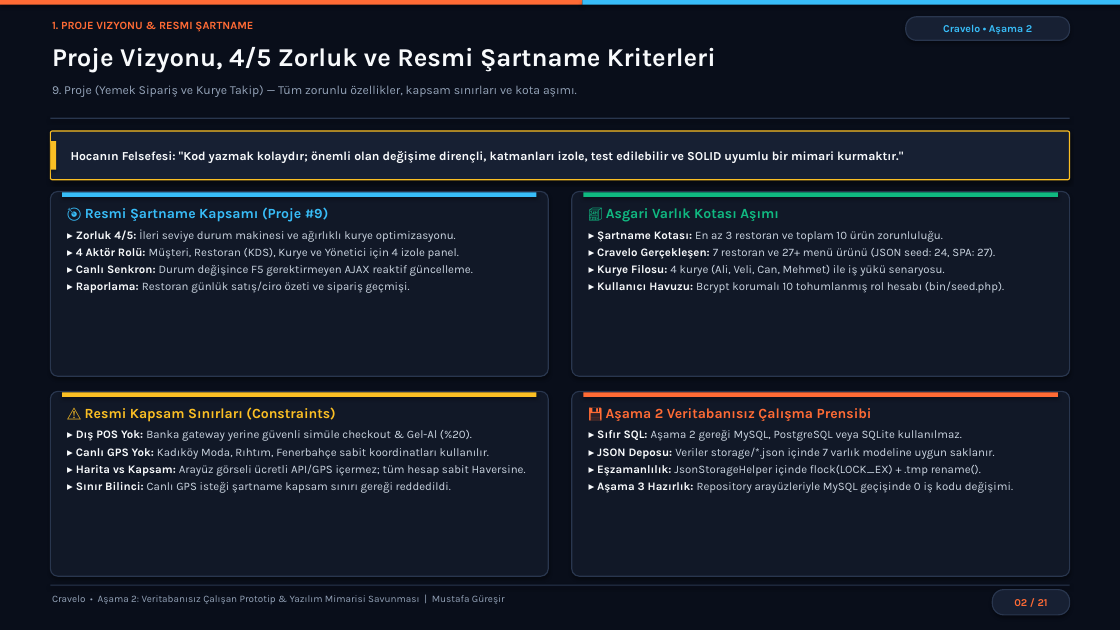
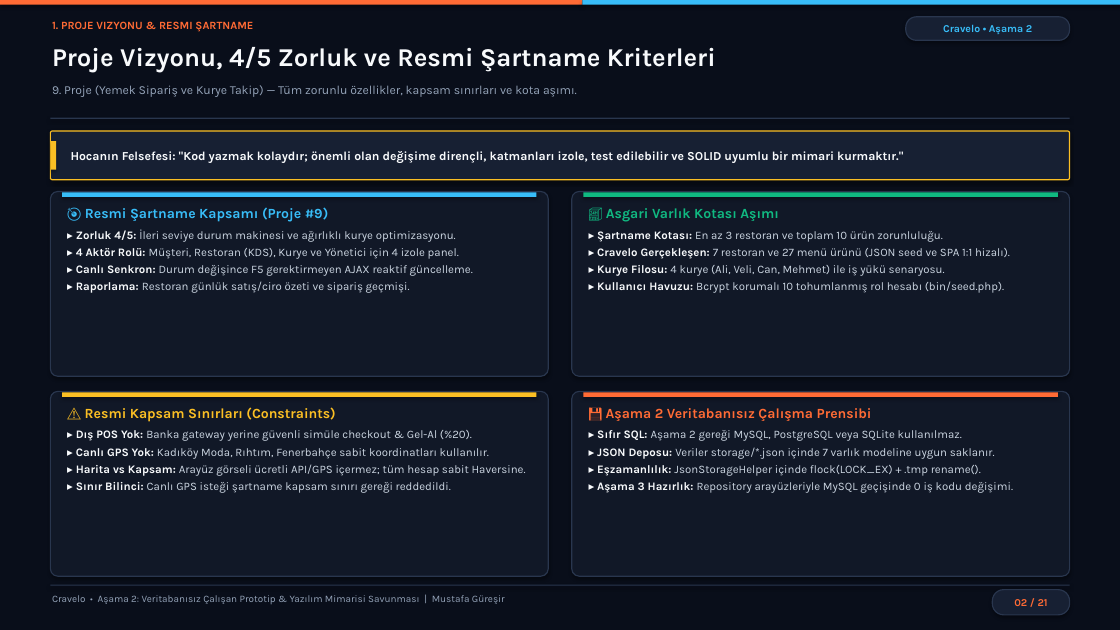
Before and after one commit to mustafaguresir/Cravelo, a slide deck: slide 2 of Cravelo_Asama2_Sunum.pptx. Drawn at 1120x630 pixels with LibreOffice and Linux fonts; fonts in the diff are those of the drawing. Boxes give left, top, right and bottom in pixels: in the first picture for what was removed or moved away, otherwise in the second. Text is boxed around its words. In the diff, an @@ line names an element or a change of style, - is before the commit and + after.

```diff
--- a/Cravelo_Asama2_Sunum.pptx
+++ b/Cravelo_Asama2_Sunum.pptx
@@ text at bbox=[597, 248, 1010, 259]: text changed @@
-▸ Cravelo Gerçekleşen: 7 restoran ve 27+ menü ürünü (JSON seed: 24, SPA: 27).
+▸ Cravelo Gerçekleşen: 7 restoran ve 27 menü ürünü (JSON seed ve SPA 1:1 hizalı).
```
Also in this commit, not shown: 5 other slides changed, 32 other files.
